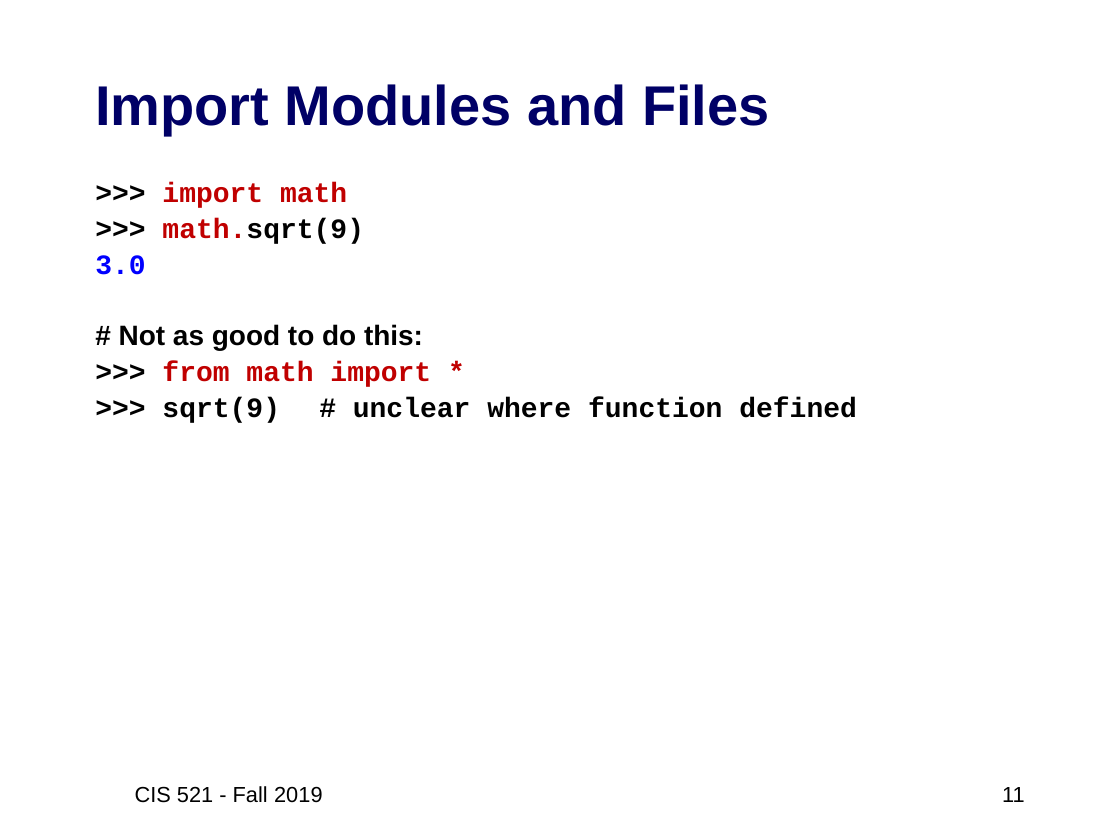
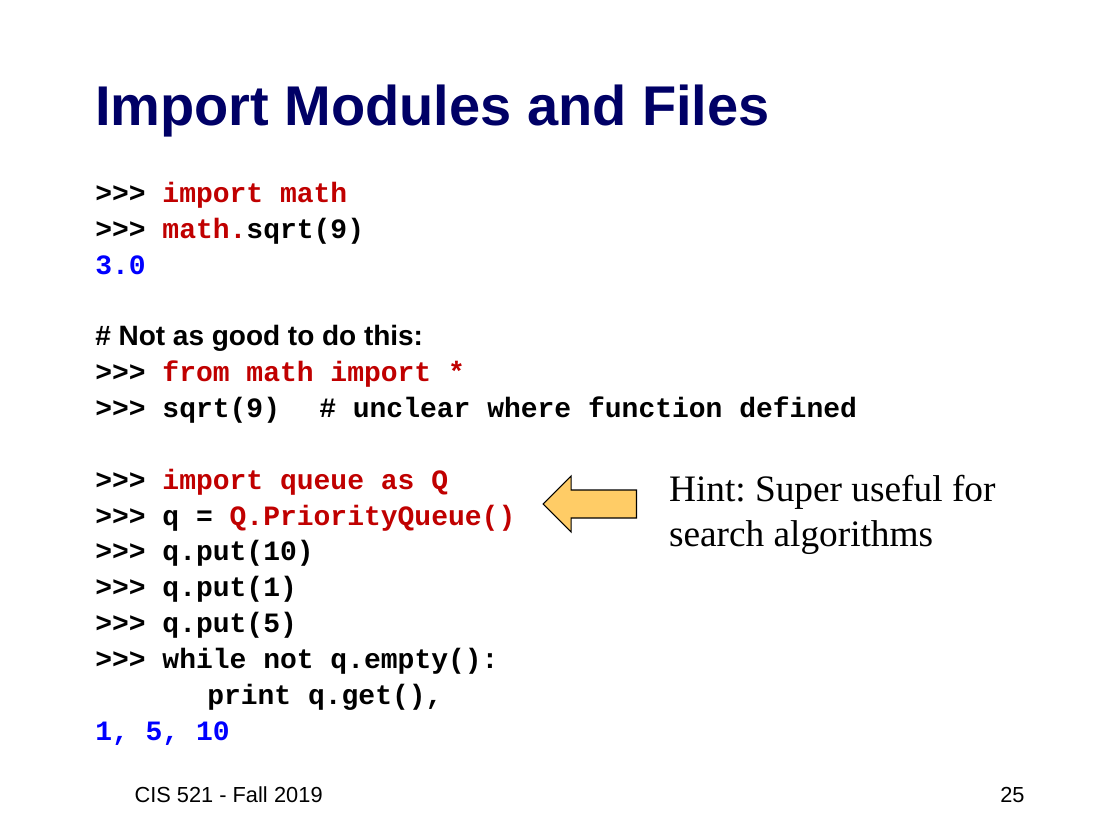
Before and after one commit to artificial-intelligence-class/artificial-intelligence-class.github.io, a slide deck: slide 25 of assets/slides/02-Python3-review2.pptx (slide 11 before the commit). Drawn at 1120x840 pixels with LibreOffice and Linux fonts; fonts in the diff are those of the drawing. Boxes give left, top, right and bottom in pixels: in the first picture for what was removed or moved away, otherwise in the second. Text is boxed around its words. In the diff, an @@ line names an element or a change of style, - is before the commit and + after.

```diff
--- a/assets/slides/02-Python3-review2.pptx
+++ b/assets/slides/02-Python3-review2.pptx
@@ text at (x1=95, y1=469, x2=516, y2=745): paragraphs added @@
+>>> import queue as Q
+>>> q = Q.PriorityQueue()
+>>> q.put(10)
+>>> q.put(1)
+>>> q.put(5)
+>>> while not q.empty():
+print q.get(),
+1, 5, 10
@@ right arrow added at (x1=543, y1=476, x2=636, y2=532), fill #FFCC66, outline #000000 0.75 pt @@
@@ text added at (x1=669, y1=474, x2=996, y2=553), 24 pt, text #000000 @@
+Hint: Super useful for
+search algorithms
@@ page number at (x1=1000, y1=786, x2=1024, y2=803): text changed @@
-11
+25
```
Also in this commit, not shown: 7 other slides changed, 14 slides added, 1 other file.
